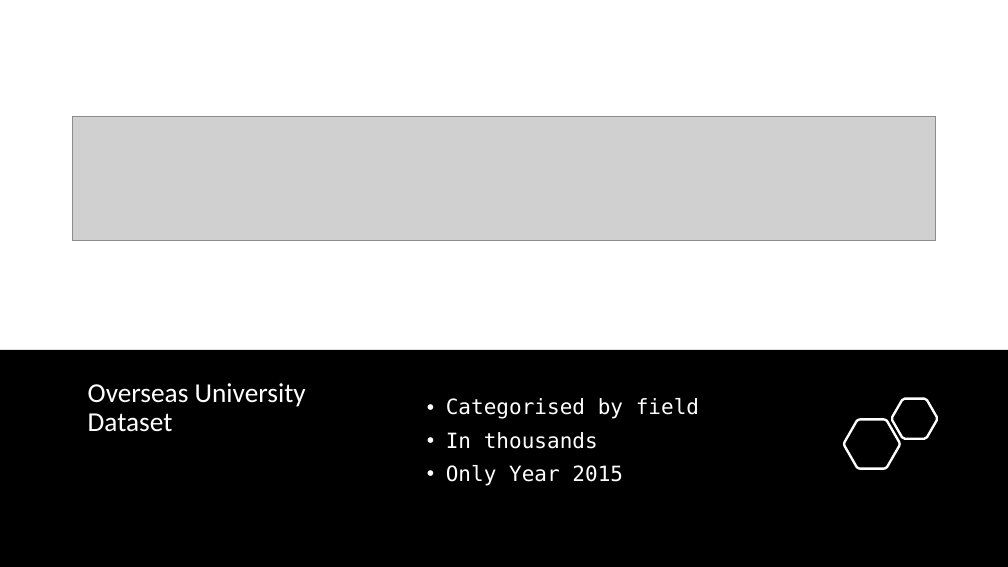
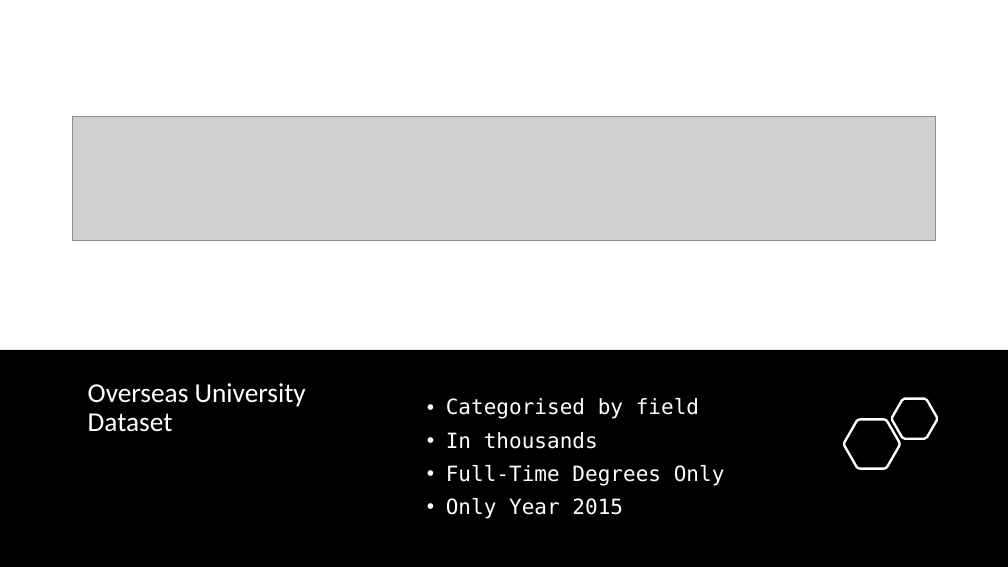
Before and after one commit to jurgen-tan-git/PDS-Assignments, a slide deck: slide 11 of Assignment 2/JurgenTan_CA2.pptx (slide 8 before the commit). Drawn at 1008x567 pixels with LibreOffice and Linux fonts; fonts in the diff are those of the drawing; grey boxes stand for pictures. Boxes give left, top, right and bottom in pixels: in the first picture for what was removed or moved away, otherwise in the second. Text is boxed around its words. In the diff, an @@ line names an element or a change of style, - is before the commit and + after.

```diff
--- a/Assignment 2/JurgenTan_CA2.pptx
+++ b/Assignment 2/JurgenTan_CA2.pptx
@@ text at <box>446,465,725,486</box>: paragraph added @@
+• Full-Time Degrees Only
```
Also in this commit, not shown: 13 other slides changed, 1 slide added, 1 slide removed, 32 other files.
